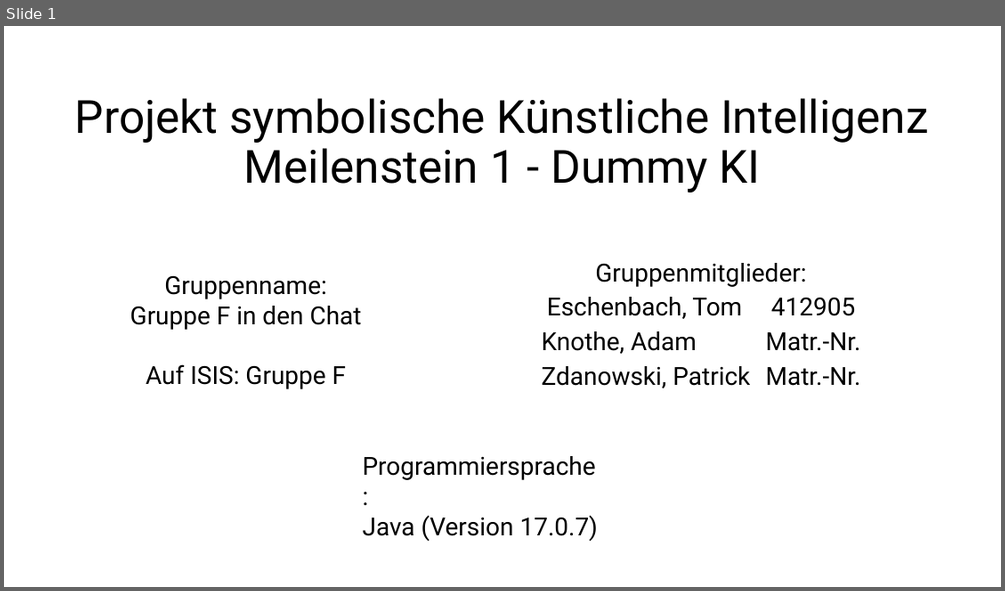
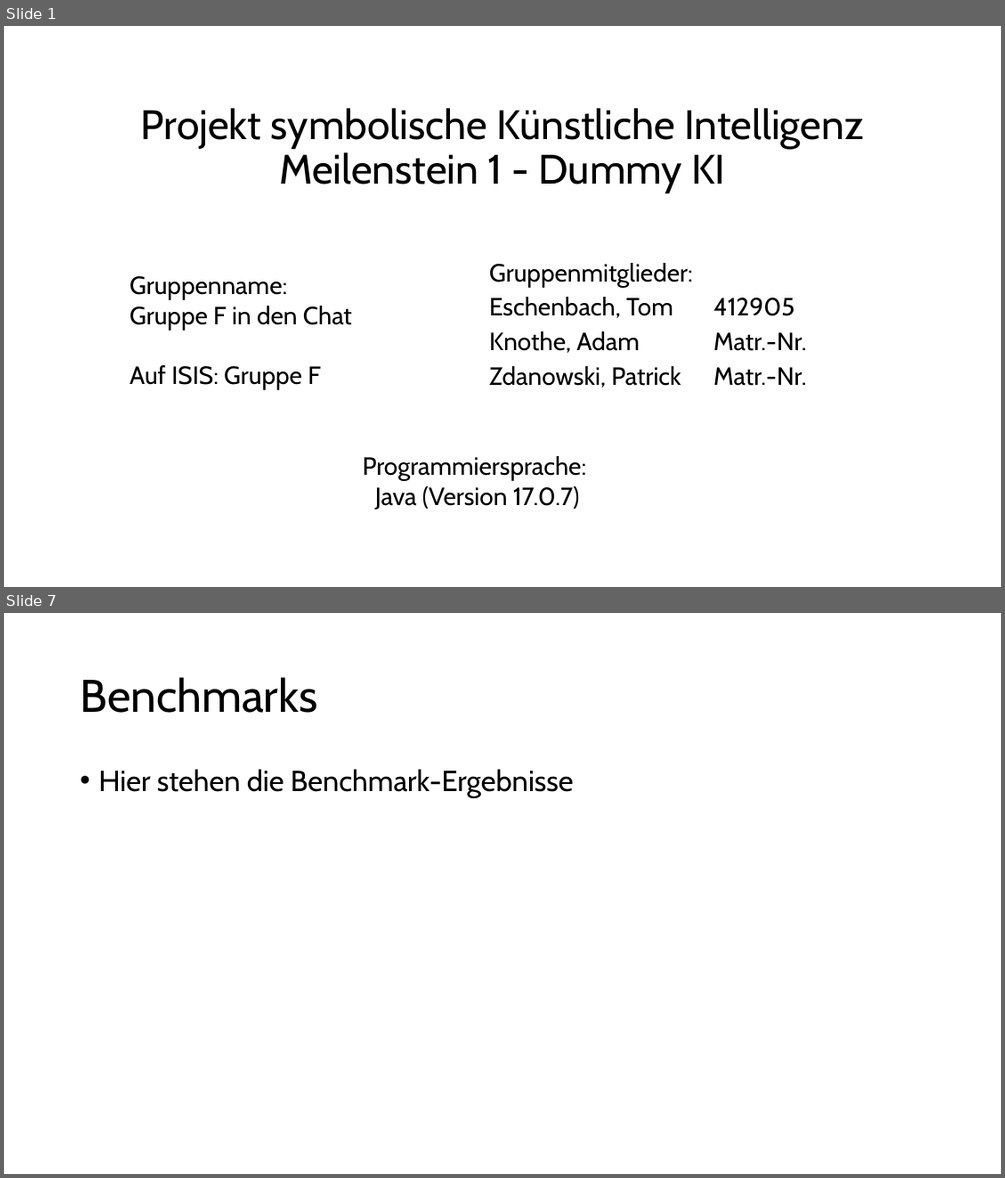
Before and after one commit to patrickzda/chess_engine, a slide deck: PJ_KI_MST1.pptx. Shown one above the other, each under a label of ours: slide 1 before the commit, slides 1 and 7 after it; the slides between them are not shown. The pictures are 1005x591 and 1005x1178 pixels, drawn with LibreOffice and Linux fonts; fonts in the diff are those of the drawing. Boxes give left, top, right and bottom in pixels: in the first picture for what was removed or moved away, otherwise in the second. Text is boxed around its words. In the diff, an @@ line names an element or a change of style, - is before the commit and + after.

```diff
--- a/PJ_KI_MST1.pptx
+++ b/PJ_KI_MST1.pptx
@@ slide 7 added at (4,613,1001,1174), background #FFFFFF @@
@@ title added at (80,677,317,713), 44 pt, text #000000 @@
+Benchmarks
@@ text added at (98,769,574,798), 28 pt, text #000000 @@
+• Hier stehen die Benchmark-Ergebnisse
@@ slide 1 changed as well @@
@@ title "Projekt symbolische Künstliche Intelligenz Meilenstein ..." at (141,108,865,193): size 44 to 39.6 pt, font Roboto to Cabin @@
@@ subtitle "Gruppenmitglieder:" at (489,263,806,387): font Roboto to Cabin; alignment centre to left @@
@@ text "Gruppenname:" at (129,276,352,389): font Roboto to Cabin; alignment centre to left @@
@@ text "Programmiersprache:" at (363,456,587,509): font Roboto to Cabin; alignment left to centre @@
```
Also in this commit, not shown: 6 other slides added, 3 slides removed, 9 other files.
